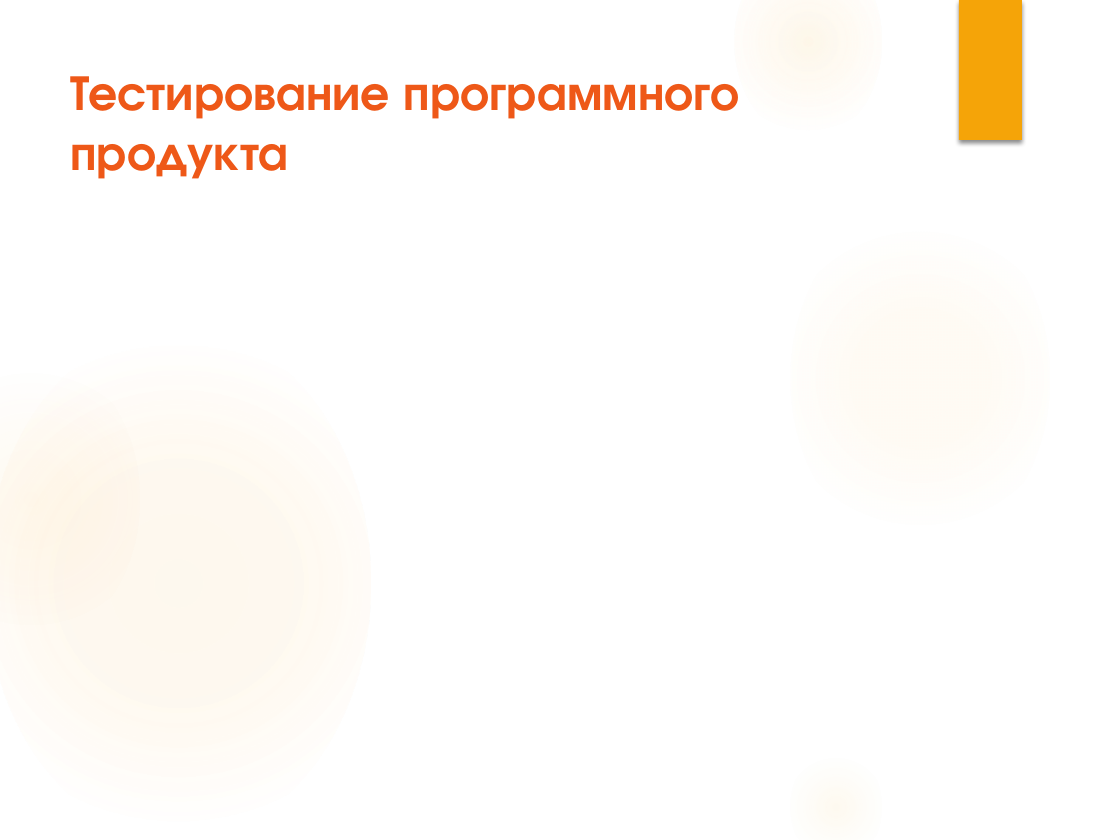
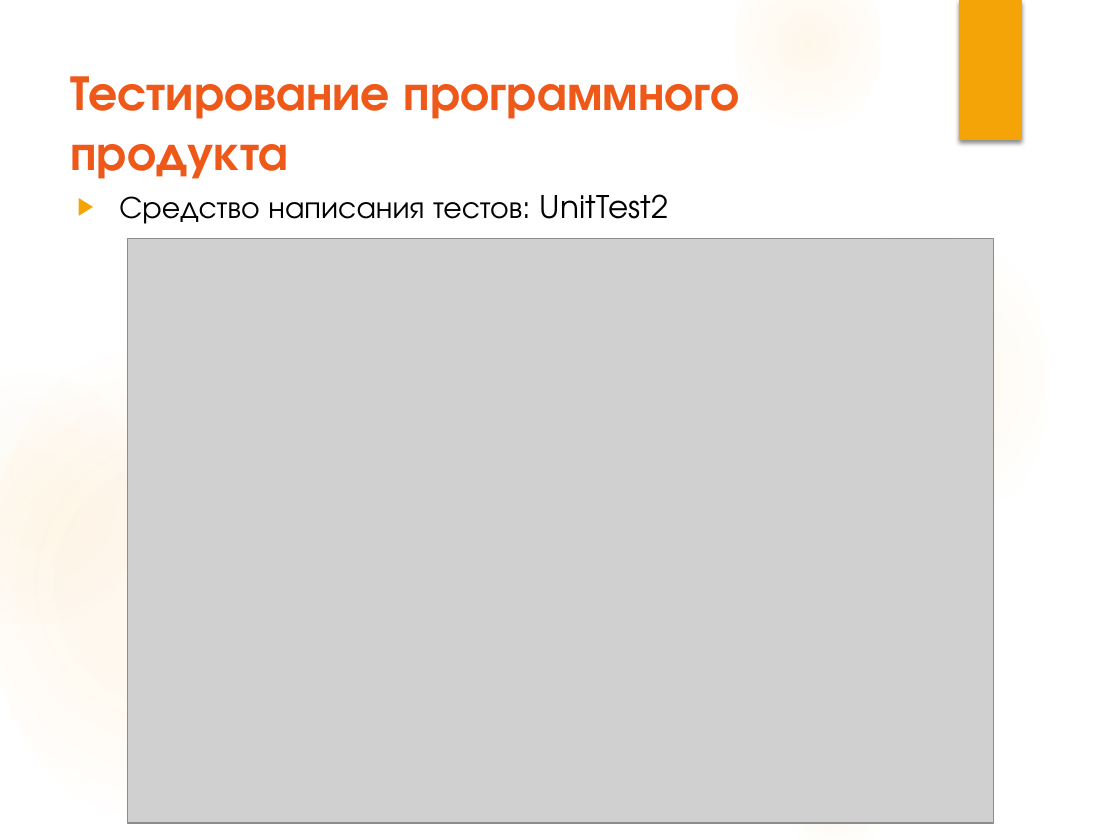
Before and after one commit to PostHttp/Diplom, a slide deck: slide 7 of Danilov_O_V.pptx (slide 6 before the commit). Drawn at 1120x840 pixels with LibreOffice and Linux fonts; fonts in the diff are those of the drawing; grey boxes stand for pictures. Boxes give left, top, right and bottom in pixels: in the first picture for what was removed or moved away, otherwise in the second. Text is boxed around its words. In the diff, an @@ line names an element or a change of style, - is before the commit and + after.

```diff
--- a/Danilov_O_V.pptx
+++ b/Danilov_O_V.pptx
@@ text added at (x1=119, y1=194, x2=669, y2=224), 20 pt, text #000000 @@
+▶ Средство написания тестов: UnitTest2
@@ picture added at (x1=128, y1=239, x2=993, y2=823) @@
```
Also in this commit, not shown: 7 other slides changed, 2 slides added, 1 slide removed, 17 other files.
